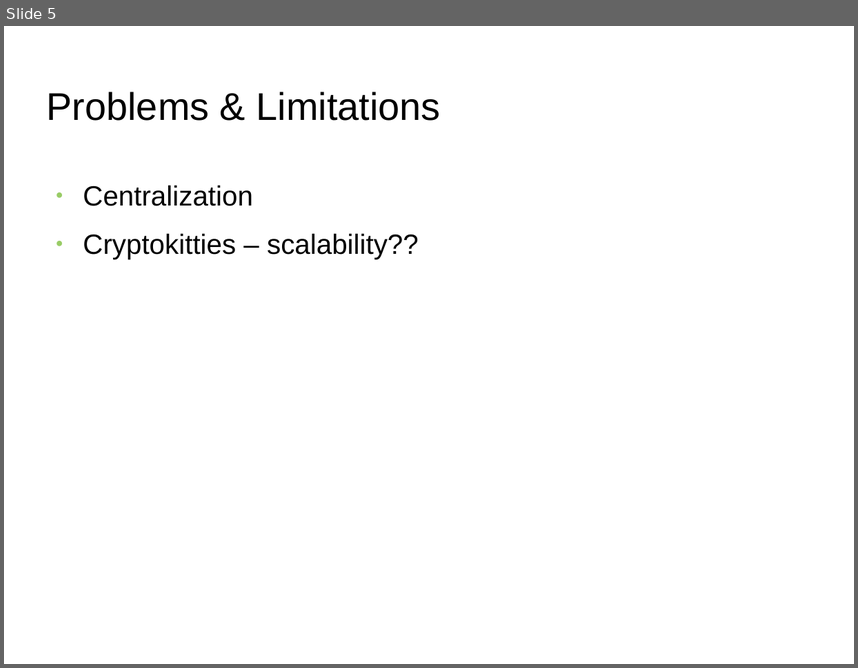
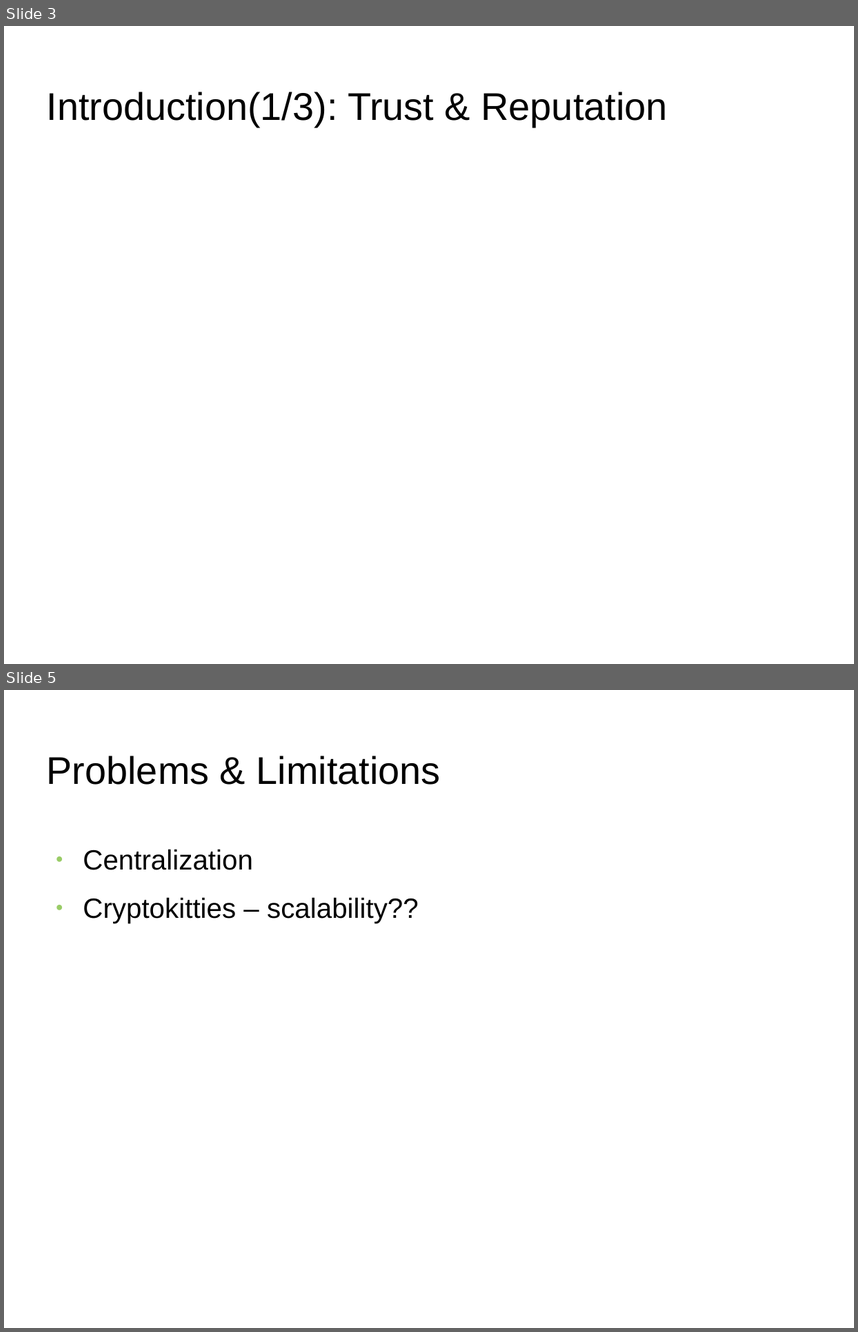
Before and after one commit to s2-t2/blockchain_reputation_system, a slide deck: documents/Presentation/Presentation.odp. Shown one above the other, each under a label of ours: slide 5 before the commit, slides 3 and 5 after it; the slides between them are not shown. The pictures are 858x668 and 858x1332 pixels, drawn with LibreOffice and Linux fonts; fonts in the diff are those of the drawing; background and template pictures are left out. Boxes give left, top, right and bottom in pixels: in the first picture for what was removed or moved away, otherwise in the second. Text is boxed around its words. In the diff, an @@ line names an element or a change of style, - is before the commit and + after.

```diff
--- a/documents/Presentation/Presentation.odp
+++ b/documents/Presentation/Presentation.odp
@@ slide 3 added at [4, 26, 854, 664], background picture (left out) @@
@@ title added at [47, 92, 667, 127], 36 pt, text #000000 @@
+Introduction(1/3): Trust & Reputation
```
Also in this commit, not shown: 1 slide changed, 1 slide removed, 14 other files.
